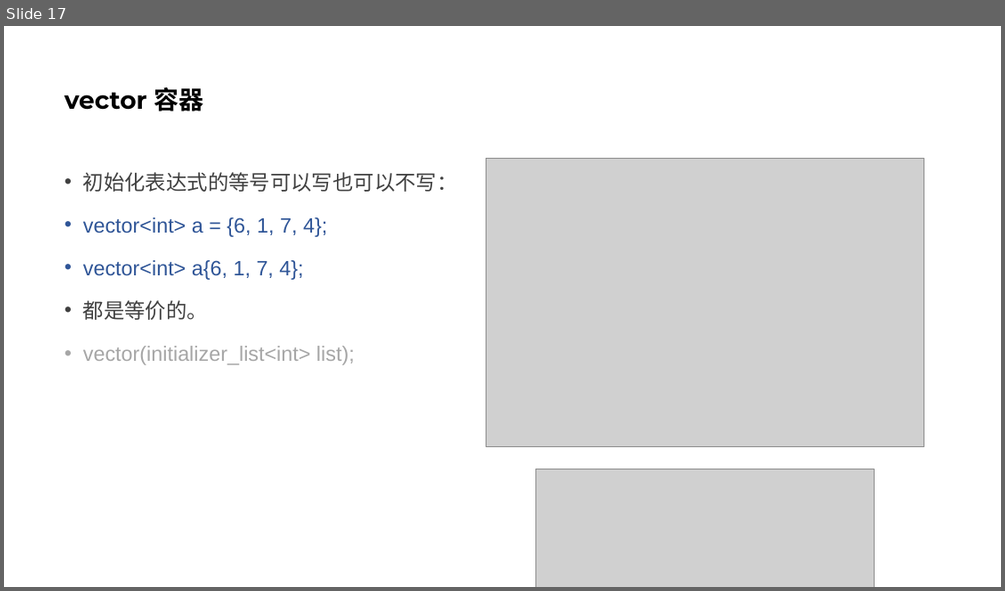
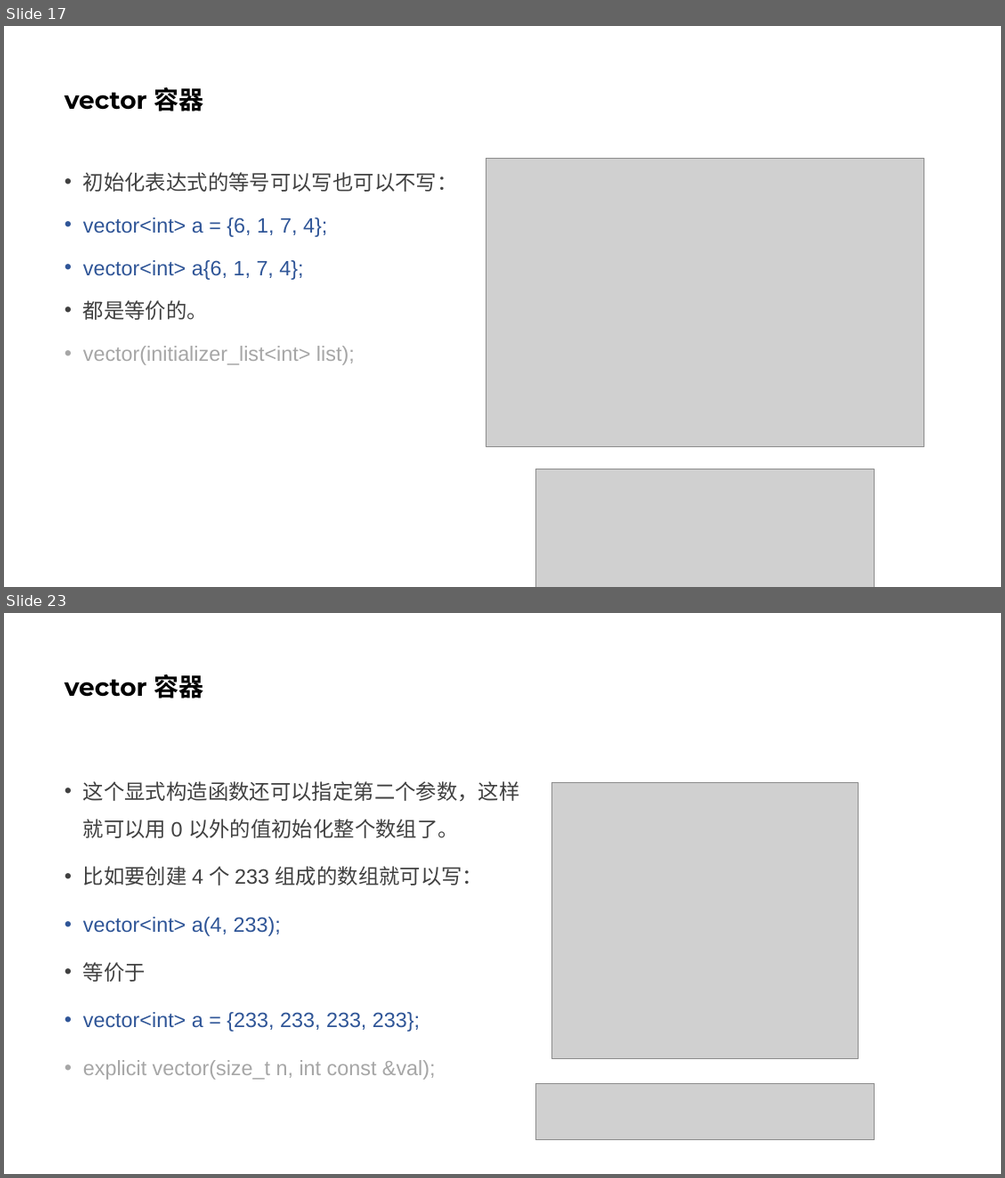
Before and after one commit to parallel101/course, a slide deck: 13/slides.pptx. Shown one above the other, each under a label of ours: slide 17 before the commit, slides 17 and 23 after it; the slides between them are not shown. The pictures are 1005x591 and 1005x1178 pixels, drawn with LibreOffice and Linux fonts; fonts in the diff are those of the drawing; grey boxes stand for pictures. Boxes give left, top, right and bottom in pixels: in the first picture for what was removed or moved away, otherwise in the second. Text is boxed around its words. In the diff, an @@ line names an element or a change of style, - is before the commit and + after.

Commit message:
add vector slides

```diff
--- a/13/slides.pptx
+++ b/13/slides.pptx
@@ slide 23 added at bbox=[4, 613, 1001, 1174], background #FFFFFF @@
@@ title added at bbox=[65, 674, 204, 698], 24 pt, text #000000, bold @@
+vector 容器
@@ text added at bbox=[83, 781, 520, 1079], 20 pt, text #404040 @@
+• 这个显式构造函数还可以指定第二个参数，这样就可以用 0 以外的值初始化整个数组了。
+• 比如要创建 4 个 233 组成的数组就可以写：
+• vector<int> a(4, 233);
+• 等价于
+• vector<int> a = {233, 233, 233, 233};
+• explicit vector(size_t n, int const &val);
@@ picture added at bbox=[552, 782, 858, 1058] @@
@@ picture added at bbox=[535, 1083, 874, 1140] @@
```
Also in this commit, not shown: 1 slide changed, 5 other slides added, 6 other files.
